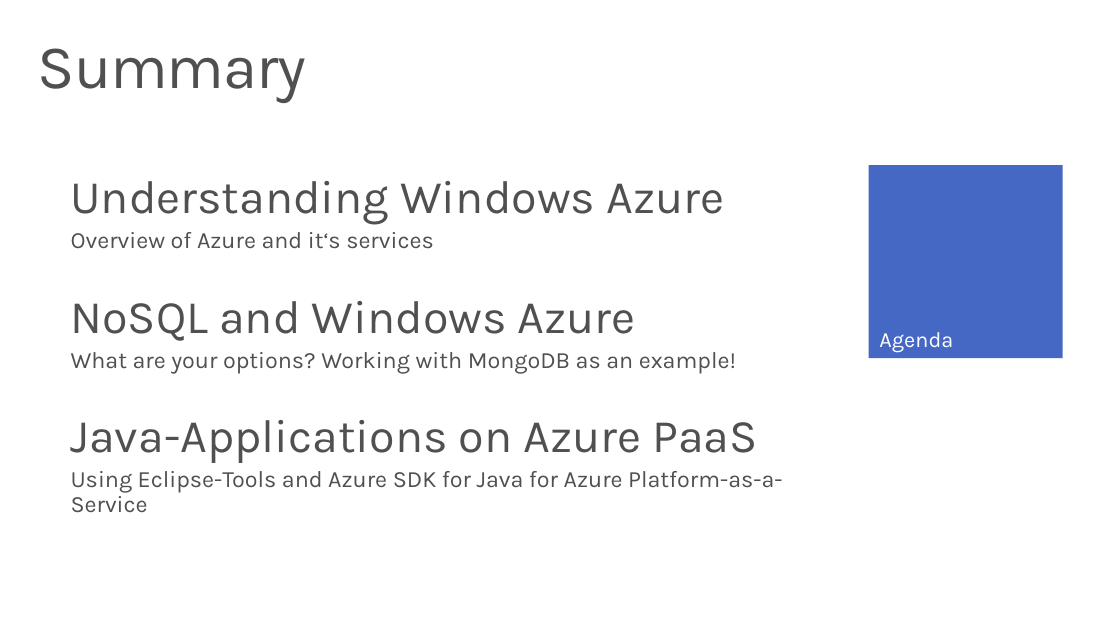
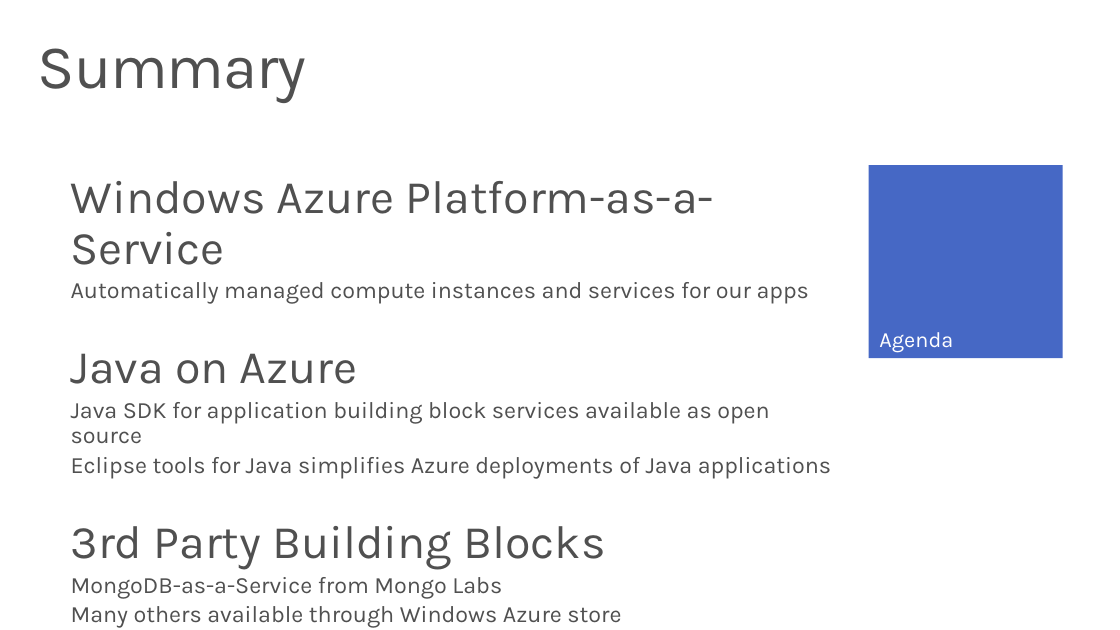
Before and after one commit to JMayrbaeurl/GotoZurich2013JavaOnAzureSample, a slide deck: slide 22 of Java, NoSQL and Windows Azure.pptx. Drawn at 1120x630 pixels with LibreOffice and Linux fonts; fonts in the diff are those of the drawing; background and template pictures are left out. Boxes give left, top, right and bottom in pixels: in the first picture for what was removed or moved away, otherwise in the second. Text is boxed around its words. In the diff, an @@ line names an element or a change of style, - is before the commit and + after.

Commit message:
Final version of the presentation.

```diff
--- a/Java, NoSQL and Windows Azure.pptx
+++ b/Java, NoSQL and Windows Azure.pptx
@@ text at (x1=71, y1=181, x2=831, y2=628): text changed @@
-Understanding Windows Azure
-  Overview of Azure and it‘s services
-NoSQL and Windows Azure
-    What are your options? Working with MongoDB as an example!
-Java-Applications on Azure PaaS
-  Using Eclipse-Tools and Azure SDK for Java for Azure Platform-as-a-Service
+Windows Azure Platform-as-a-Service
+  Automatically managed compute instances and services for our apps
+Java on Azure
+    Java SDK for application building block services available as open source
+    Eclipse tools for Java simplifies Azure deployments of Java applications
+3rd Party Building Blocks
+  MongoDB-as-a-Service from Mongo Labs
+  Many others available through Windows Azure store
```
Also in this commit, not shown: 11 other slides changed, 3 slides added, 1 slide removed.
